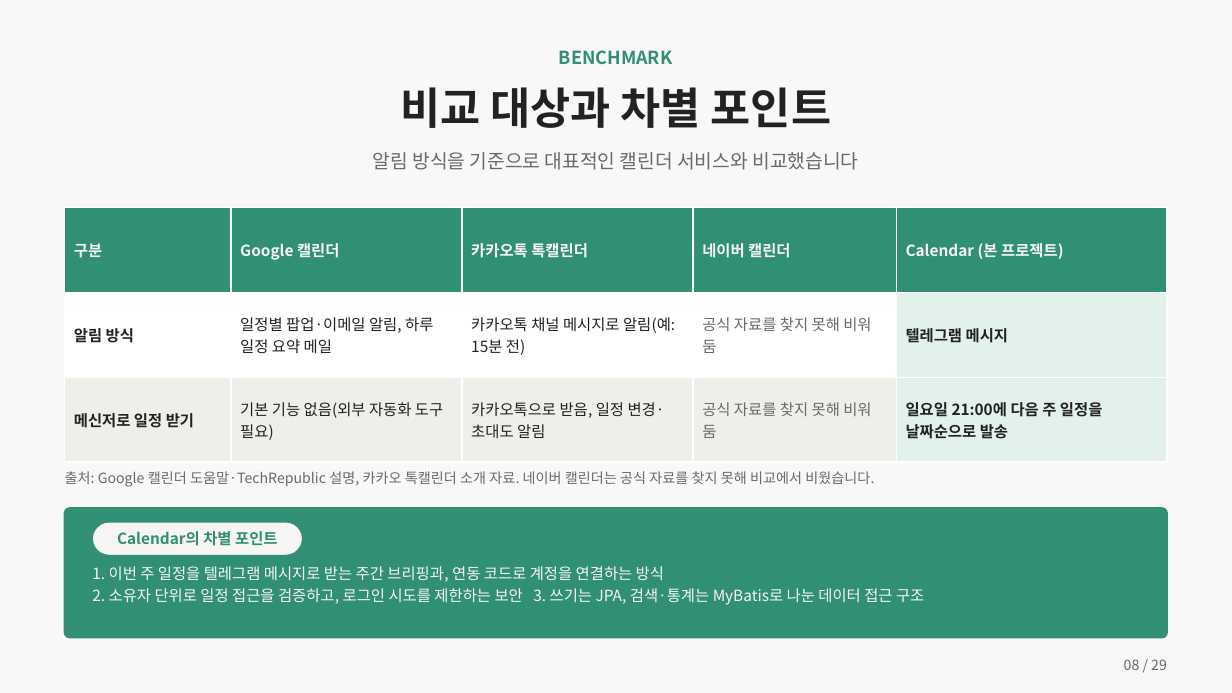
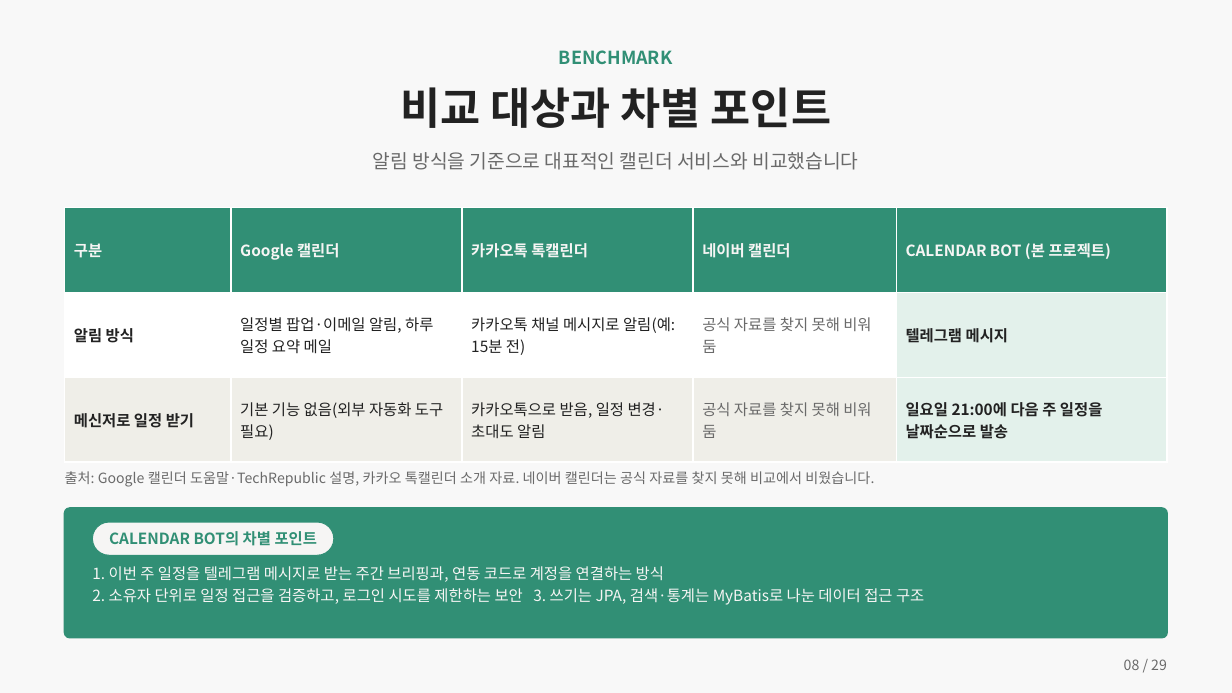
Before and after one commit to ho8566z/calendar-bot_word, a slide deck: slide 8 of ppt/개인 프로젝트.pptx. Drawn at 1232x693 pixels with LibreOffice and Linux fonts; fonts in the diff are those of the drawing. Boxes give left, top, right and bottom in pixels: in the first picture for what was removed or moved away, otherwise in the second. Text is boxed around its words. In the diff, an @@ line names an element or a change of style, - is before the commit and + after.

```diff
--- a/ppt/개인 프로젝트.pptx
+++ b/ppt/개인 프로젝트.pptx
@@ table at box(65, 208, 1167, 462) @@
-row 1, column 5: Calendar (본 프로젝트)
+row 1, column 5: CALENDAR BOT (본 프로젝트)
@@ rounded rectangle "CALENDAR BOT의 차별 포인트": place and size @@
-rounded rectangle "CALENDAR BOT의 차별 포인트" at box(92, 522, 302, 555)
+rounded rectangle "CALENDAR BOT의 차별 포인트" at box(92, 522, 334, 555)
@@ text in rounded rectangle at box(109, 531, 317, 546): text changed @@
-Calendar의 차별 포인트
+CALENDAR BOT의 차별 포인트
```
Also in this commit, not shown: 3 other slides changed, 4 other files.
